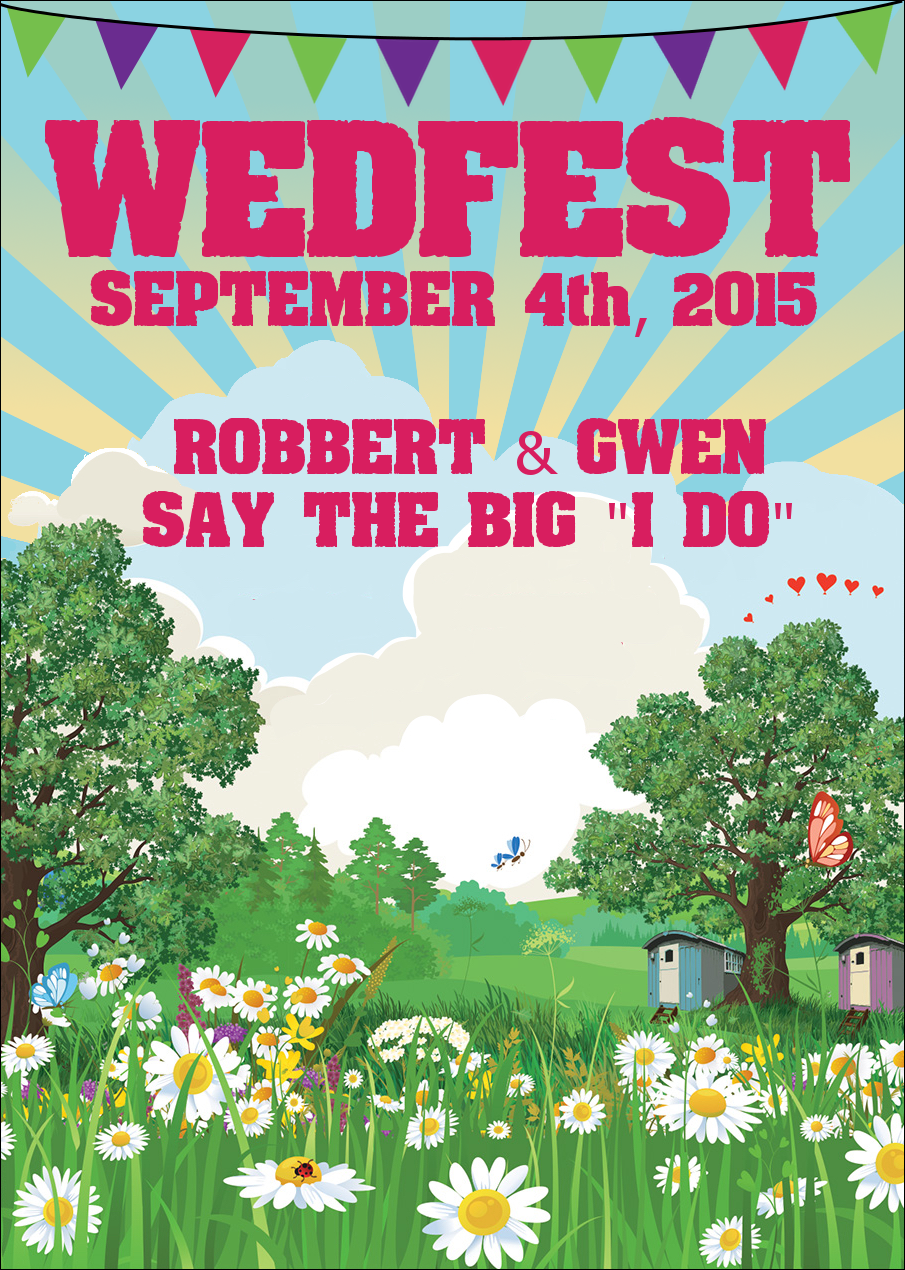
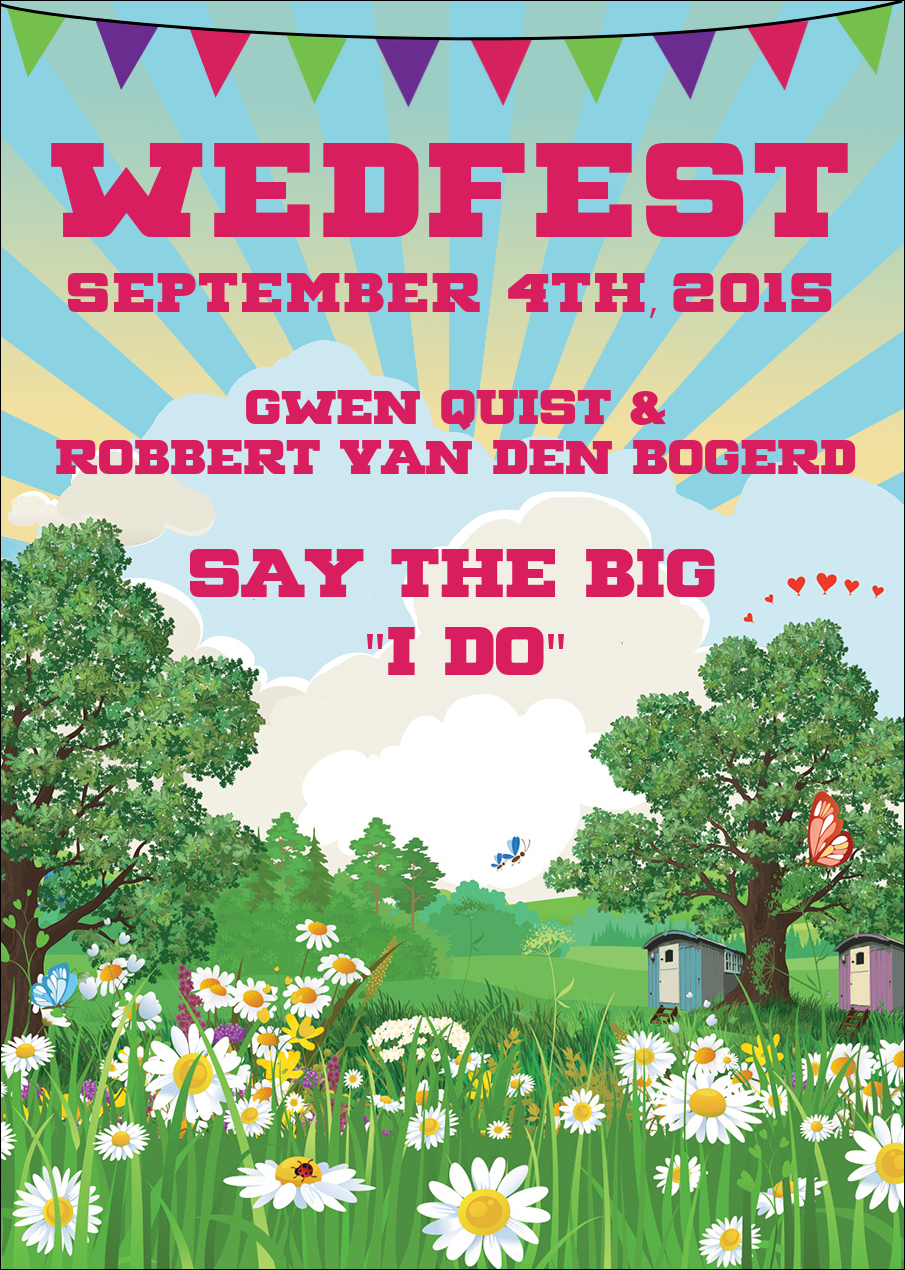
Layers edited between the first and the second 905 × 1270 image:
added layer "WEDFEST #5" above "WEDFEST #1" over (51, 143, 848, 237)
hid "WEDFEST #1" over (45, 116, 850, 258)
added layer "SEPTEMBER 4th, 2015 #1" above "SEPTEMBER 4th, 2015" over (67, 273, 832, 318)
hid "SEPTEMBER 4th, 2015" over (90, 269, 817, 337)
added layer "Say the big ..." above "GWEN Quist & ..." over (190, 549, 715, 675)
added layer "GWEN Quist & ..." above "ROBBERT & GWEN ..." over (56, 390, 856, 474)
hid "ROBBERT & GWEN ..." over (142, 418, 792, 548)
